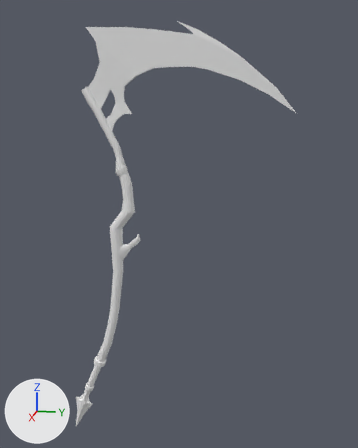
Two versions of the Blender file All_labs/Modeling/crimson_scythe.blend, one commit apart.
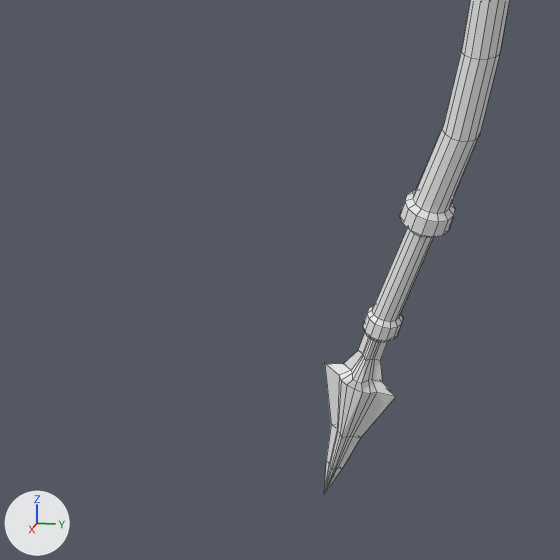
The first picture shows the older version from a 50 mm lens placed at (2.65, 0.91, 2.26), pointed at (-0.05, 0.36, 1.58). The close-ups show the older and then the newer version on the part from 0% to 37% of the width and 70% to 99% of the height of that picture. Only the edits that show in the close-ups are written down. Every picture has the same lights, and +X, +Y and +Z are marked at lower left. The close-ups show mesh edges as thin lines.
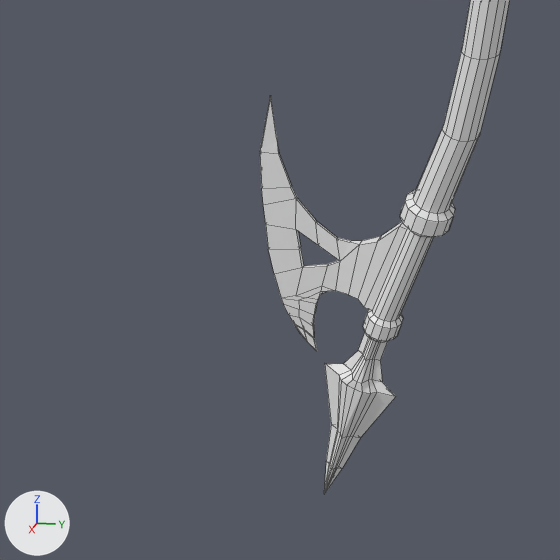
Location of each change, [x1, y1, x2, y2] in pixels of the close-ups (560 x 560 px):
'Cylinder', reshaped: before [324, 0, 509, 494]; after [260, 0, 509, 494]
part 1 of me_cylinder, added: after [260, 95, 407, 351]

Patch to the scene script:
```diff
--- a/All_labs/Modeling/crimson_scythe.blend.py
+++ b/All_labs/Modeling/crimson_scythe.blend.py
@@ me_cylinder @@
 # used by ob_cylinder; location = (0.0, 0.005, 1.447); scale = (-0.0257, -0.0257, -0.117)
-me_cylinder.from_pydata(...)  # 712 vertices, 674 faces; spans x -1.5..1.5, y -38.2..12.4, z -10.4..10.7
+me_cylinder.from_pydata(...)  # 816 vertices, 778 faces; spans x -1.5..1.5, y -38.2..15.2, z -10.4..10.7
+# me_cylinder part 1: a new loose piece of 104 vertices spanning x -0.4..0.4, y 6.3..15.2, z 5.1..8.6
+# other edits to the shape of me_cylinder do not show in these pictures
```
